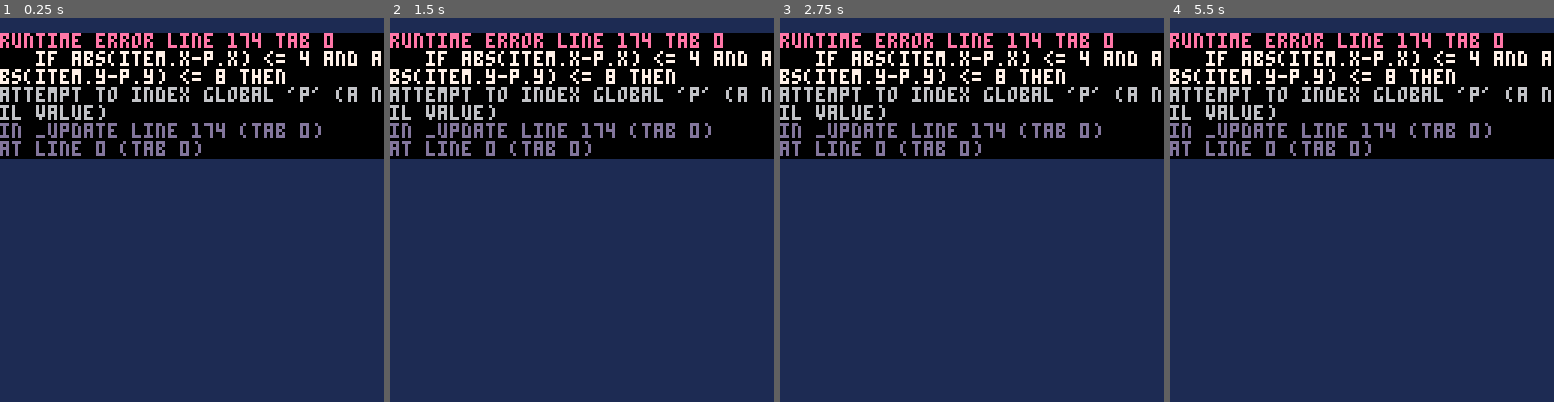
Above: before the commit, frames 1-4 (left to right).
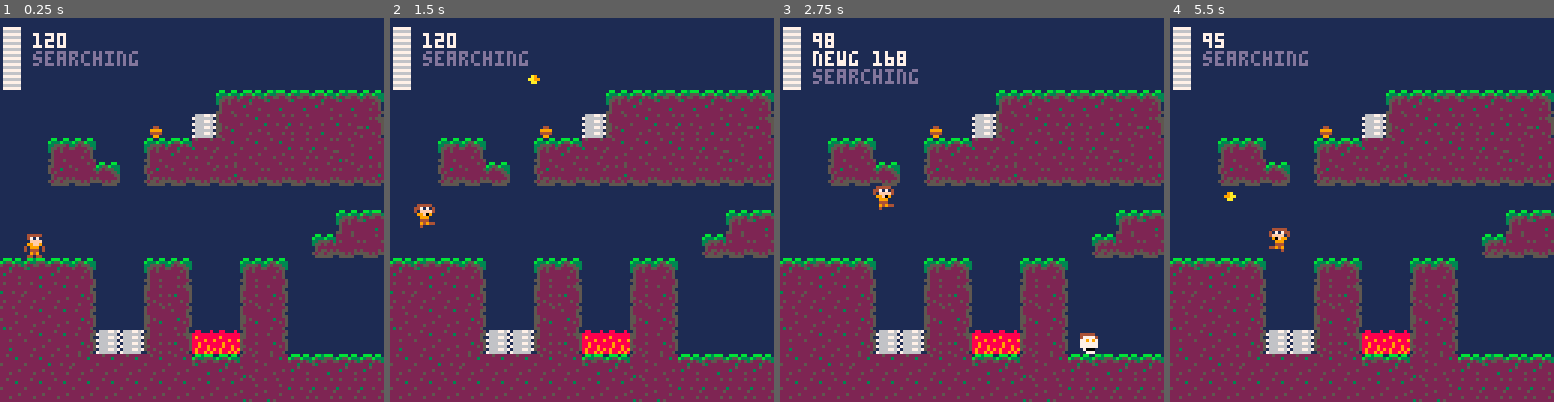
Above: after the commit, the same moments.

Repository: RicoP/picowiese
Game: PICO-8 cartridge violent.p8
The game is run twice, just before and just after one commit, with the same random seed, the same clock (stepped at 60 frames per second) and the same inputs.
Inputs:
- Up to frame 1 (0.25 s): no input
- Up to frame 2 (1.5 s): tap X (X key) at 0.33, 1.07 s; tap O (Z key) at 0.7 s
- Up to frame 3 (2.75 s): hold Right 1.6-2.1 s; tap O (Z key) at 1.7, 2.1, 2.5 s; tap X (X key) at 1.85 s; hold Up 2.15-2.42 s; hold Right from 2.47 s (still down)
- Up to frame 4 (5.5 s): tap O (Z key) every 0.4 s from 2.9 to 5.3 s; tap X (X key) at 2.97, 4.08, 5.2 s; release Right at 3.03 s; hold Left 3.08-3.58 s; hold Down 3.63-3.97 s; hold Right 4.02-4.68 s; hold Up 4.73-5.03 s; hold Left from 5.08 s (still down)

The runs differ from the first frame. In frame 1, 66% of the frame differs, in the area x 0-100%, y 2-100%; in frame 2, 66%; in frame 3, 66%; in frame 4, 66%.
Error before the commit: runtime error line 174 tab 0; if abs(item.x-p.x) <= 4 and abs(item.y-p.y) <= 8 then; attempt to index global 'p' (a nil value)

Commit message:
make player a function parameter

Diff:
--- a/violent.p8
+++ b/violent.p8
@@ -117,16 +117,8 @@
  select_level(1)
 end
 
-function _update()
- --if (g_frame % 4) != 0 then return end
-
- camera()
- cls(1)
- cursor(11,5)
- btn_update()
-
- --item logic
- for i,item in pairs(items) do
+function item_logic(p)
+	for i,item in pairs(items) do
   if item.tile == item_health1 then
    if abs(item.x-p.x) <= 4 and abs(item.y-p.y) <= 8 then
     p1.health += 20
@@ -135,12 +127,24 @@
    end
   end
  end
+end
+
+function _update()
+ --if (g_frame % 4) != 0 then return end
+
+ camera()
+ cls(1)
+ cursor(11,5)
+ btn_update()
+
+ --item logic
+ item_logic(p1)
 
  --enemy logic
  for e in all(enemies) do
-  enemy_update(e)
+  enemy_update(e,p1)
   if e.tile == tile_turret then
-   turret_logic(e)
+   turret_logic(e,p1)
   end
  end
 
@@ -150,7 +154,7 @@
  end
 
  if g_state == g_state_run then
-	 p.state = p_state_stand
+	 p1.state = p_state_stand
 	 hero_movement(p1)
  end
 
@@ -176,7 +180,7 @@
 end
 
 function _draw()
- local camx=p.x - 32
+ local camx=p1.x - 32
  local camy=flr(p1.y/128)*128
  if camx < 0 then camx=0 end
  camera(camx, camy)
@@ -192,7 +196,7 @@
 
  for e in all(enemies) do
   if e.tile == tile_turret then
-   turret_draw(e)
+   turret_draw(e,p1)
   else
    enemy_draw(e)
   end
@@ -216,10 +220,10 @@
  camera()
 
  --ui
- draw_healthbar()
+ draw_healthbar(p1)
 
  for i = 1,15 do
-  local g = calc_char_groundlevel(p.x,8*i,8)
+  local g = calc_char_groundlevel(p1.x,8*i,8)
   --line(0, g, 128, g, i)
  end
 
@@ -267,20 +271,20 @@
  return min(g0,g1)
 end
 
-function hurt_hero(damage)
+function hurt_hero(damage, p)
  if p.iframes > 0 then return end
  p.stuned = 30
  p.iframes = 60
  p.health -= damage
  p.health = clamp(p.health,0,100)
  if p.health == 0 then
-  kill_hero()
+  kill_hero(p)
  else
   sfx(1)
  end
 end
 
-function kill_hero()
+function kill_hero(p)
  g_state = g_state_dead
  timer_reset()
 
@@ -302,12 +306,12 @@
  end
 end
 
-function heal_hero(healing)
+function heal_hero(healing, p)
  p.health += healing
 end
 -->8
 -- movement functions
-function apply_hero_falling()
+function apply_hero_falling(p)
  if p.y < p.groundlevel then
   p.jumpvel += 0.5
  end
@@ -324,7 +328,7 @@
  end
 end
 
-function apply_hero_jumping()
+function apply_hero_jumping(p)
  if p.jumpvel >= 0 then return end
 
  --print("jumping")
@@ -360,7 +364,7 @@
  end
 end
 
-function apply_hero_movement()
+function apply_hero_movement(p)
  local direction = p.direction
  if p.stuned != 0 then
   direction = -direction / 2
@@ -382,18 +386,18 @@
  p.x = x1
 end
 
-function check_hero_touch(x,y)
+function check_hero_touch(x,y,p)
  local t = mget(x/8,y/8)
 
  if p.iframes == 0 and fget(t, flag_instadeath) then
-  --kill_hero()
+  --kill_hero(p)
  end
  if p.iframes == 0 and fget(t, flag_hurt) then
-  hurt_hero(20)
- end
-end
-
-function hero_movement()
+  hurt_hero(20,p)
+ end
+end
+
+function hero_movement(p)
  p.groundlevel = calc_char_groundlevel(p.x,p.y,8)
 
  if p.health == 0 then return end
@@ -411,9 +415,9 @@
  end
 
  local oldx = p.x
- apply_hero_falling()
- apply_hero_jumping()
- apply_hero_movement()
+ apply_hero_falling(p)
+ apply_hero_jumping(p)
+ apply_hero_movement(p)
 
  if oldx == p.x then
   p.state = p_state_stand
@@ -423,13 +427,13 @@
  if p.stuned > 0 then p.stuned -= 1 end
 
  if p.state != p_state_jump then
-  check_hero_touch(p.x,p.y+8)
-  check_hero_touch(p.x+8,p.y+8)
-  check_hero_touch(p.x,p.y)
-  check_hero_touch(p.x+7,p.y)
- end
-
- check_spikes()
+  check_hero_touch(p.x,p.y+8,p)
+  check_hero_touch(p.x+8,p.y+8,p)
+  check_hero_touch(p.x,p.y,p)
+  check_hero_touch(p.x+7,p.y,p)
+ end
+
+ check_spikes(p)
 
  --shootng
  if btnd(❎) then
@@ -445,24 +449,24 @@
  end
 end
 
-function check_spikes()
-	local check_hero_touch=function(x,y)
+function check_spikes(p)
+	local check_hero_touch=function(x,y,p)
 	 local t = mget(x/8,y/8)
 
 	 if fget(t, flag_instadeath) then
-	  kill_hero()
+	  kill_hero(p)
 	 end
 	end
 
  if p.state != p_state_jump then
-  check_hero_touch(p.x,p.y)
-  check_hero_touch(p.x+8,p.y)
- end
-end
-
-function enemy_update(e)
+  check_hero_touch(p.x,p.y,p)
+  check_hero_touch(p.x+8,p.y,p)
+ end
+end
+
+function enemy_update(e,p)
   if abs(e.x-p.x) <= 8 and abs(e.y-p.y) <= 8 then
-   hurt_hero(9)
+   hurt_hero(9,p)
   end
 
 	 if e.velx and e.vely then
@@ -521,7 +525,7 @@
 
 -->8
 -- draw functions
-function hero_draw()
+function hero_draw(p)
  if p.health == 0 then return end
  if p.iframes > 0 and (g_frame % 2) == 0 then
   return
@@ -552,7 +556,7 @@
  pal(9,9)
 end
 
-function draw_healthbar()
+function draw_healthbar(p)
  local h = 20
  for y=0,h do
   local c
@@ -606,7 +610,7 @@
 --turret
 tile_turret = 13
 
-function turret_shoot(t)
+function turret_shoot(t,p)
 	local e = {}
 	e.x,e.y = t.x,t.y
  e.velx = (p.x-t.x)/20
@@ -617,10 +621,9 @@
 	e.tile = entity_explosion1
 	e.lifetime = 60
 	add(enemies,e)
-
-end
-
-function turret_logic(e)
+end
+
+function turret_logic(e,p)
  local range = 45
  local s = e.state
 
@@ -640,14 +643,14 @@
 
  if s == "attacking" then
   if g_frame % 50 == 0 then
-   turret_shoot(e)
+   turret_shoot(e,p)
   end
  end
 
  e.state = s
 end
 
-function turret_draw(e)
+function turret_draw(e,p)
  local t = e.tile
  local s = e.state
  local hz = 20
